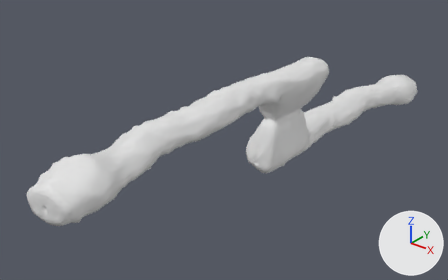
One commit to the Blender file Assets/models/room01/tunnel01.blend: the scene before it, then after it.
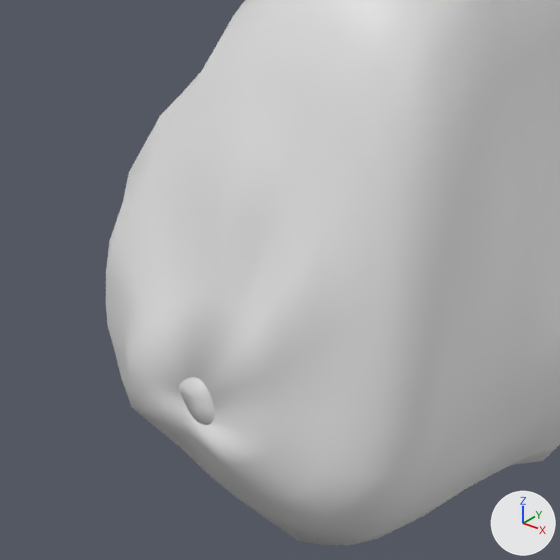
The first picture shows the older version from a 50 mm camera at (30.6, -32.2, 18.8) aimed at (-0.1, 6.2, -5.0). The close-ups show both versions on the part from 53% to 64% of the width and 45% to 62% of the height of that picture; other places that the commit changed are outside them. The lights are fixed; the arrows at lower right show +X, +Y and +Z.
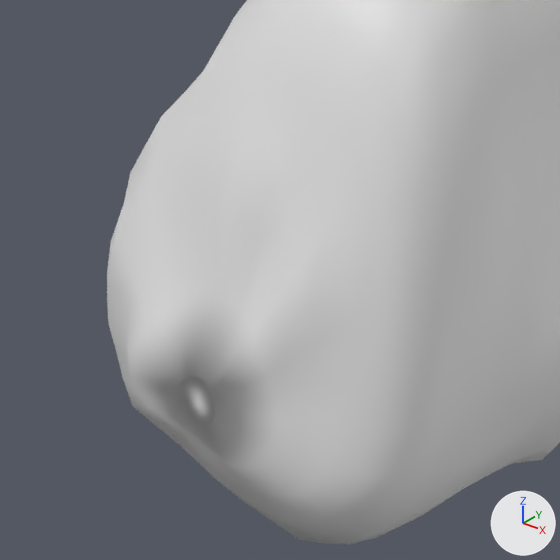
Pixel boxes (x1, y1, x2, y2) of what changed, in the close-ups (560 x 560 px):
```json
{"object": "Cylinder", "change": "modifiers changed", "before": [106, 0, 560, 545], "after": [107, 0, 560, 544]}
```

Scene script edits in JSON lines:
```json
{"op": "remove", "block": "ob_cylinder", "code": "_m = ob_cylinder.modifiers.new('Solidify', 'SOLIDIFY')"}
{"op": "remove", "block": "ob_cylinder", "code": "_m.nonmanifold_thickness_mode = 'FIXED'"}
{"op": "remove", "block": "ob_cylinder", "code": "_m.nonmanifold_merge_threshold = 0.0003"}
```
